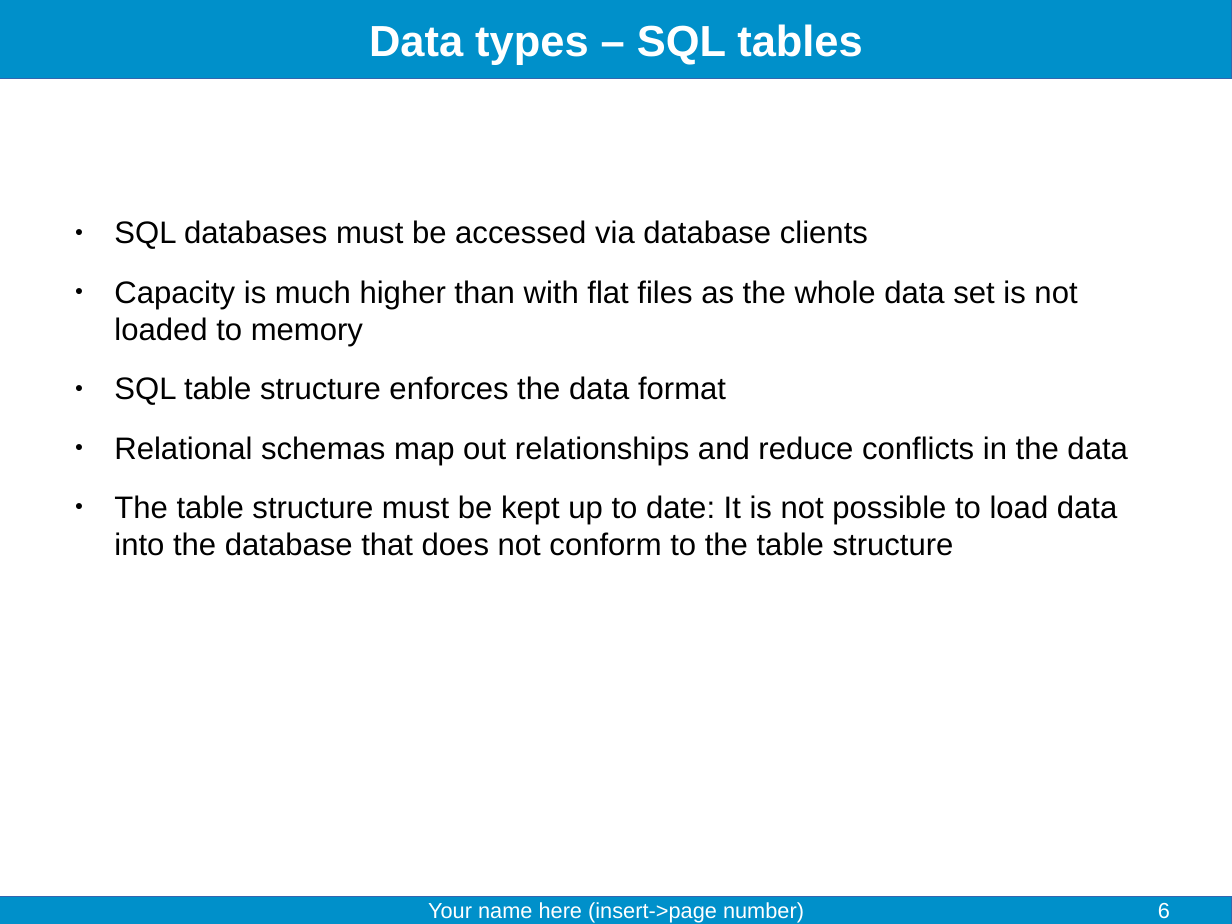
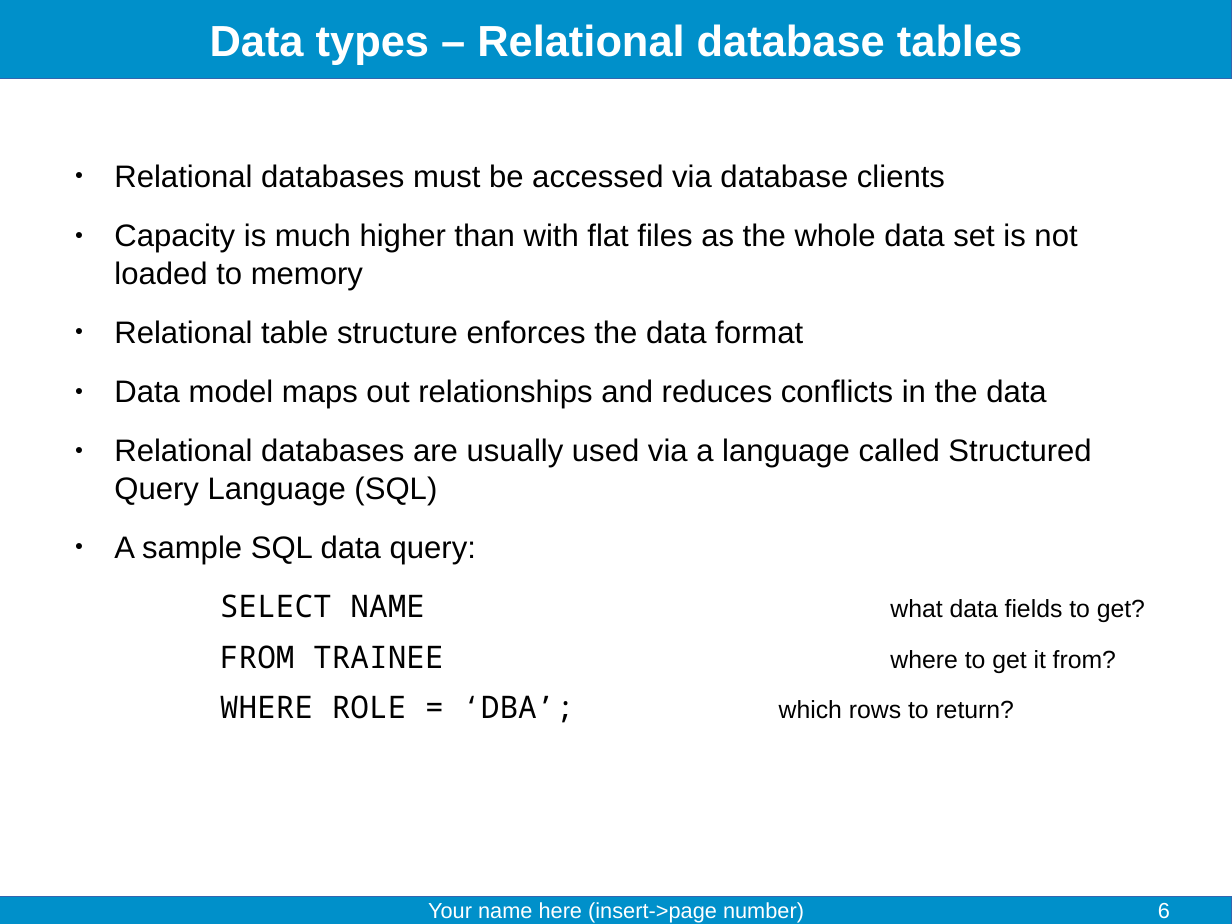
Before and after one commit to fjelltopp/training, a slide deck: slide 6 of data_storage_solutions/Data storage solutions.odp. Drawn at 1232x924 pixels with LibreOffice and Linux fonts; fonts in the diff are those of the drawing. Boxes give left, top, right and bottom in pixels: in the first picture for what was removed or moved away, otherwise in the second. Text is boxed around its words. In the diff, an @@ line names an element or a change of style, - is before the commit and + after.

```diff
--- a/data_storage_solutions/Data storage solutions.odp
+++ b/data_storage_solutions/Data storage solutions.odp
@@ title at (210,24,1022,65): text changed @@
-Data types – SQL tables
+Data types – Relational database tables
@@ text "Relational databases must be accessed ...": place and size @@
-text "Relational databases must be accessed ..." at (114,220,1127,556)
+text "Relational databases must be accessed ..." at (114,164,1145,723)
@@ text at (114,164,945,188): text changed @@
-● SQL databases must be accessed via database clients
+● Relational databases must be accessed via database clients
@@ text at (114,320,1145,723): text changed @@
-● SQL table structure enforces the data format
-● Relational schemas map out relationships and reduce conflicts in the data
-● The table structure must be kept up to date: It is not possible to load data into the database that does not conform to the table structure
+● Relational table structure enforces the data format
+● Data model maps out relationships and reduces conflicts in the data
+● Relational databases are usually used via a language called Structured Query Language (SQL)
+● A sample SQL data query:
+    SELECT NAME what data fields to get?
+    FROM TRAINEE where to get it from?
+    WHERE ROLE = ‘DBA’; which rows to return?
```
Also in this commit, not shown: 3 other slides changed, 2 other files.
